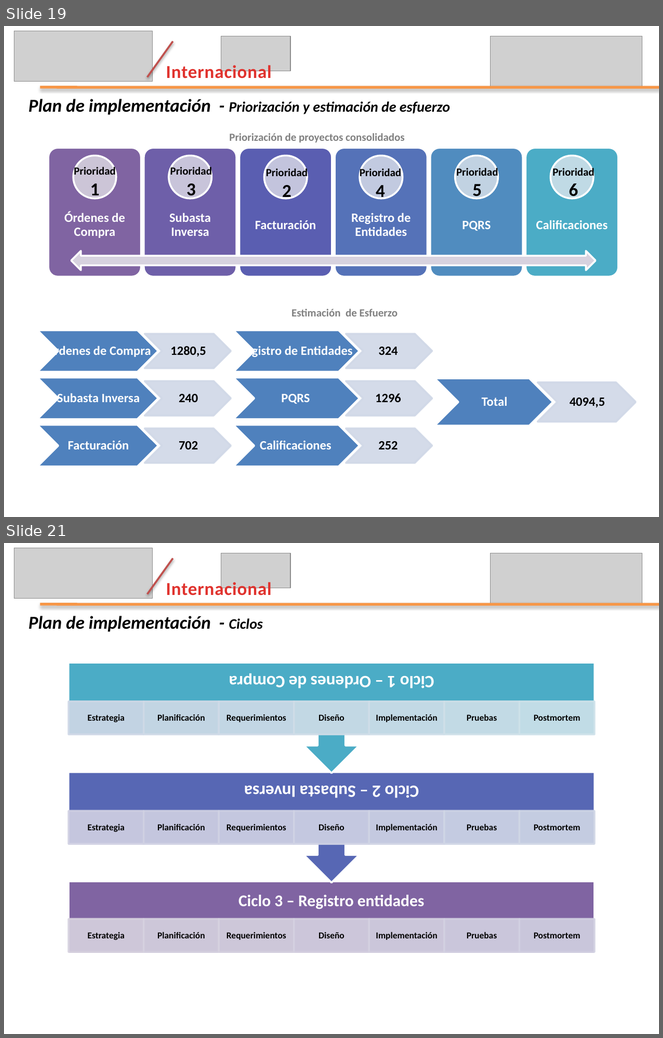
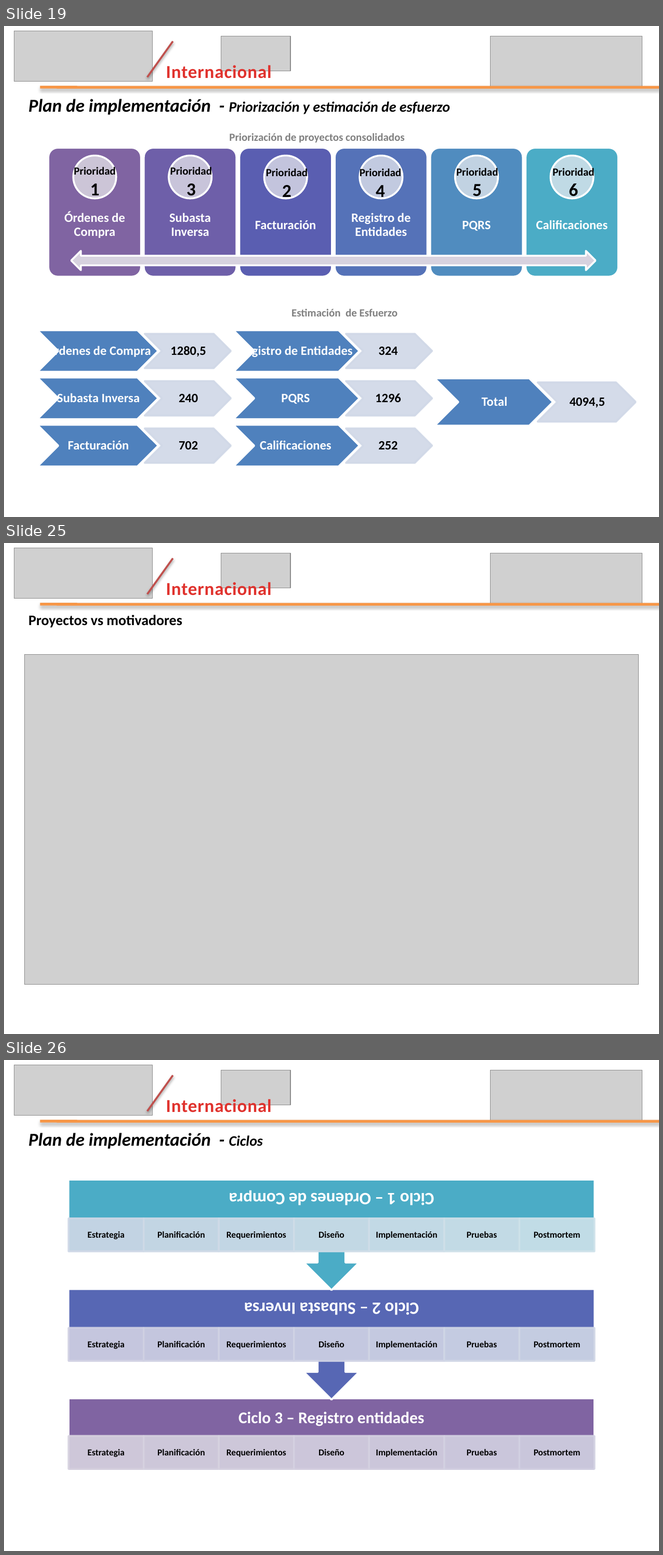
Before and after one commit to leseroth/ingenium-managment, a slide deck: CSOF5200 Proyecto 2/0727PresentacionIngenium.pptx. Shown one above the other, each under a label of ours: slides 19 and 21 before the commit, slides 19, 25 and 26 after it; the slides between them are not shown. The pictures are 663x1038 and 663x1555 pixels, drawn with LibreOffice and Linux fonts; fonts in the diff are those of the drawing; grey boxes stand for pictures. Boxes give left, top, right and bottom in pixels: in the first picture for what was removed or moved away, otherwise in the second. Text is boxed around its words. In the diff, an @@ line names an element or a change of style, - is before the commit and + after.

```diff
--- a/CSOF5200 Proyecto 2/0727PresentacionIngenium.pptx
+++ b/CSOF5200 Proyecto 2/0727PresentacionIngenium.pptx
@@ slide 25 added at bbox=[4, 543, 659, 1034], background #FFFFFF @@
@@ picture added at bbox=[14, 548, 153, 599] @@
@@ line added from (148, 594) to (173, 558), #C0504D 2 pt @@
@@ picture added at bbox=[221, 553, 291, 588] @@
@@ picture added at bbox=[490, 553, 642, 604] @@
@@ text added at bbox=[166, 580, 272, 596], 20 pt, text gradient #E0322D to #A2201C, bold @@
+Internacional
@@ line added from (40, 604) to (659, 604), #F79646 3 pt @@
@@ text added at bbox=[28, 615, 182, 628], 16 pt, text #000000, bold @@
+Proyectos vs motivadores
@@ picture added at bbox=[24, 654, 638, 984] @@
@@ what was slide 21 is now slide 26 @@
```
Also in this commit, not shown: 4 slides changed, 3 other slides added.
